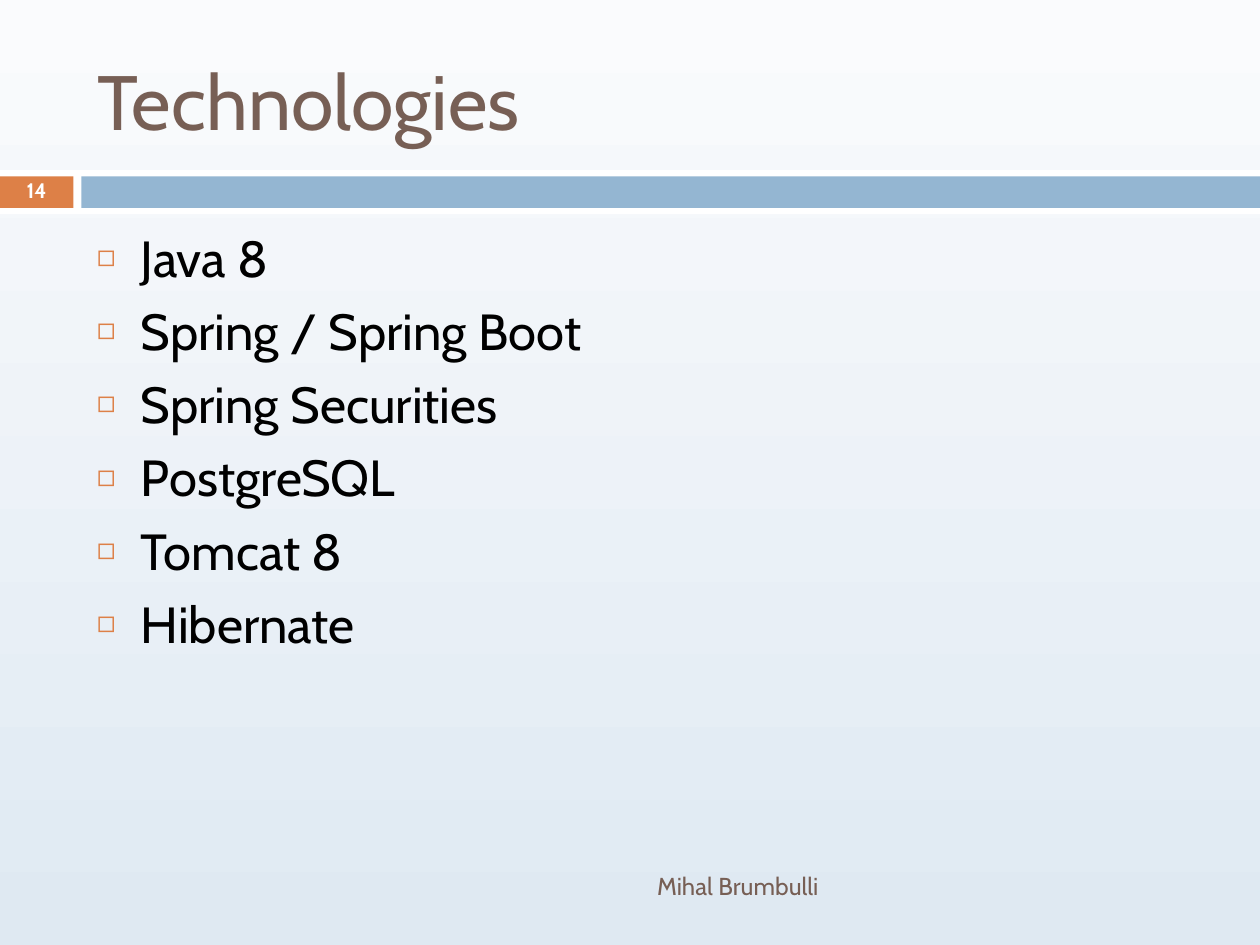
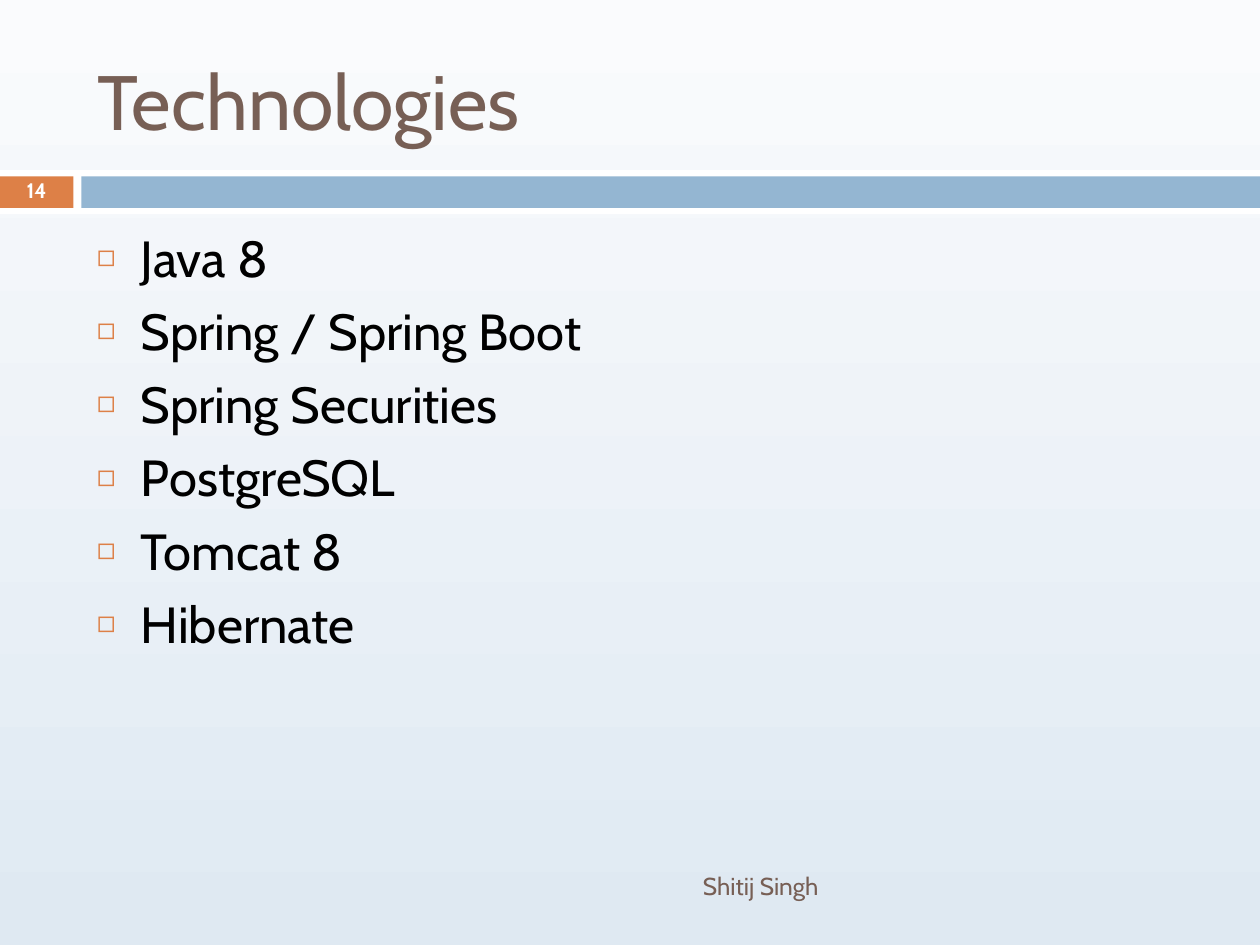
Before and after one commit to shitijbmw/myproject, a slide deck: slide 14 of sms.ppt. Drawn at 1260x945 pixels with LibreOffice and Linux fonts; fonts in the diff are those of the drawing. Boxes give left, top, right and bottom in pixels: in the first picture for what was removed or moved away, otherwise in the second. Text is boxed around its words. In the diff, an @@ line names an element or a change of style, - is before the commit and + after.

```diff
--- a/sms.ppt
+++ b/sms.ppt
@@ text at bbox=[703, 876, 819, 901]: text changed @@
-Mihal Brumbulli
+Shitij Singh
```
Also in this commit, not shown: 2 other slides changed, 4 slides added.
